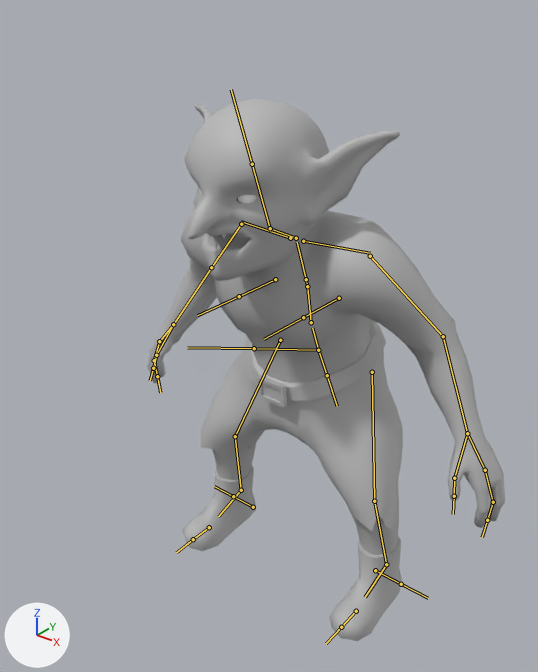
Before and after pictures for a commit that changed the FBX model Goblin Gauntlet/Assets/Animations/Goblin/GoblinAnims.fbx.
Camera for both pictures: a 50 mm lens placed at (0.968, -1.307, 1.498), pointed at (-0.02, -0.072, 0.733). Every picture has the same lights, and +X, +Y and +Z are marked at lower left. The bones that bend it are drawn over the model as lines.

Names of what the first picture shows: 'Goblin_SM'.
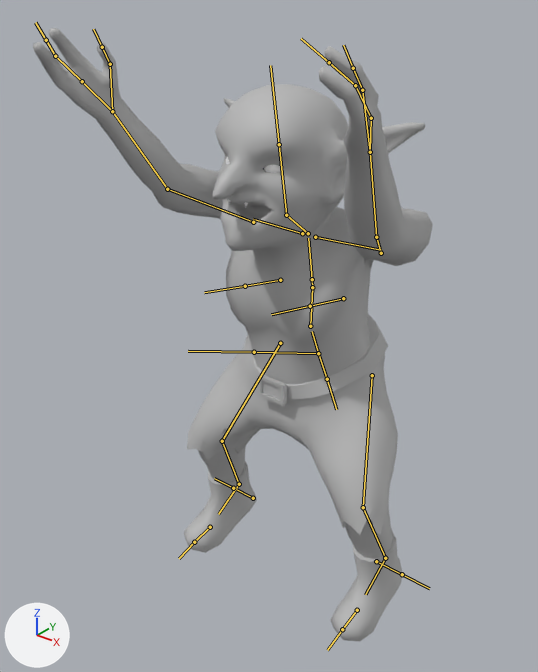
The newer file adds an action. The first version stands in its rest pose; the second is drawn at frame 18 of the action 'Goblin_SK|GoblinCelebrate'.

Where the change shows, as pixel boxes (x1, y1, x2, y2) in the pictures (538 x 672 px):
'Goblin_SM', posed (12% wider, 13% taller): before (147, 99, 505, 641); after (33, 28, 433, 642)
bone 'spine', root to tip: before (318, 350) to (312, 328); after (318, 353) to (312, 331)
bone 'spine.001', root to tip: before (311, 322) to (307, 286); after (310, 326) to (312, 287)
bone 'upper_arm.L', root to tip: before (370, 256) to (443, 336); after (381, 253) to (376, 237)
bone 'upper_arm.R', root to tip: before (241, 224) to (211, 267); after (253, 222) to (167, 189)
bone 'thigh.L', root to tip: before (372, 372) to (374, 501); after (372, 375) to (363, 507)
bone 'shin.L', root to tip: before (374, 501) to (386, 564); after (363, 507) to (385, 558)
bone 'thigh.R', root to tip: before (280, 340) to (235, 436); after (280, 343) to (222, 441)
bone 'shin.R', root to tip: before (235, 436) to (241, 490); after (222, 441) to (239, 484)

Patch to the scene script:
```diff
--- a/Goblin Gauntlet/Assets/Animations/Goblin/GoblinAnims.fbx.py
+++ b/Goblin Gauntlet/Assets/Animations/Goblin/GoblinAnims.fbx.py
@@ bone_spine @@
 bone_spine = bpy.data.objects['Goblin_SK'].pose.bones['spine']
-bone_spine.location = (0.0, 0.0, 0.0)
+bone_spine.location = (0.0, -0.009, 0.004)
@@ bone_spine_001 @@
 bone_spine_001 = bpy.data.objects['Goblin_SK'].pose.bones['spine.001']  # child of 'spine'
-bone_spine_001.rotation_quaternion = (1.0, 0.0, 0.0, 0.0)  # degrees (0, 0, 0)
+bone_spine_001.rotation_quaternion = (0.995, -0.098, 0.0, 0.0)  # degrees (-11, 0, 0)
@@ bone_upper_arm_l @@
 bone_upper_arm_l = bpy.data.objects['Goblin_SK'].pose.bones['upper_arm.L']  # child of 'shoulder.L'
-bone_upper_arm_l.rotation_quaternion = (1.0, 0.0, 0.0, 0.0)  # degrees (0, 0, 0)
+bone_upper_arm_l.rotation_quaternion = (0.467, 0.711, -0.463, -0.249)  # degrees (116, -4, -63)
@@ bone_upper_arm_r @@
 bone_upper_arm_r = bpy.data.objects['Goblin_SK'].pose.bones['upper_arm.R']  # child of 'shoulder.R'
-bone_upper_arm_r.rotation_quaternion = (1.0, 0.0, 0.0, 0.0)  # degrees (0, 0, 0)
+bone_upper_arm_r.rotation_quaternion = (0.467, 0.711, 0.463, 0.249)  # degrees (116, 4, 63)
@@ bone_thigh_l @@
 bone_thigh_l = bpy.data.objects['Goblin_SK'].pose.bones['thigh.L']  # child of 'spine'
-bone_thigh_l.rotation_quaternion = (1.0, 0.0, 0.0, 0.0)  # degrees (0, 0, 0)
+bone_thigh_l.rotation_quaternion = (0.996, -0.09, -0.026, -0.006)  # degrees (-10, -3, 0)
@@ bone_shin_l @@
 bone_shin_l = bpy.data.objects['Goblin_SK'].pose.bones['shin.L']  # child of 'thigh.L'
-bone_shin_l.rotation_quaternion = (1.0, 0.0, 0.0, 0.0)  # degrees (0, 0, 0)
+bone_shin_l.rotation_quaternion = (0.981, 0.193, 0.02, -0.006)  # degrees (22, 2, 0)
@@ bone_thigh_r @@
 bone_thigh_r = bpy.data.objects['Goblin_SK'].pose.bones['thigh.R']  # child of 'spine'
-bone_thigh_r.rotation_quaternion = (1.0, 0.0, 0.0, 0.0)  # degrees (0, 0, 0)
+bone_thigh_r.rotation_quaternion = (0.996, -0.09, 0.026, 0.006)  # degrees (-10, 3, 0)
@@ bone_shin_r @@
 bone_shin_r = bpy.data.objects['Goblin_SK'].pose.bones['shin.R']  # child of 'thigh.R'
-bone_shin_r.rotation_quaternion = (1.0, 0.0, 0.0, 0.0)  # degrees (0, 0, 0)
+bone_shin_r.rotation_quaternion = (0.981, 0.193, -0.02, 0.006)  # degrees (22, -2, 0)
```
